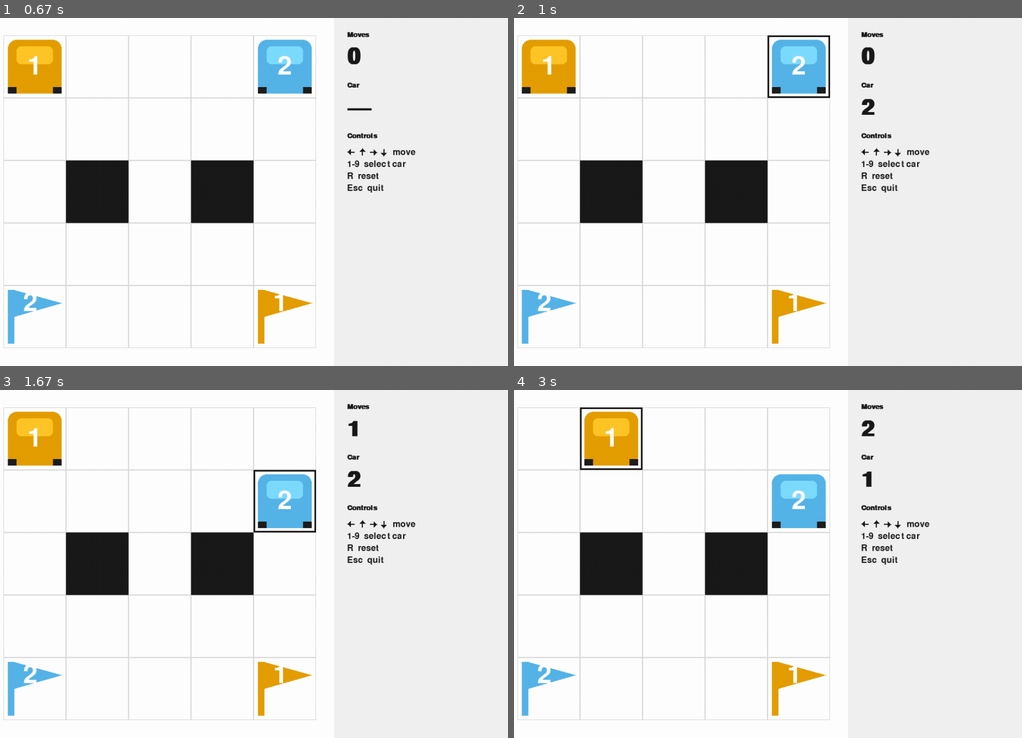
Above: before the commit, frames 1-4 (two rows, left to right).
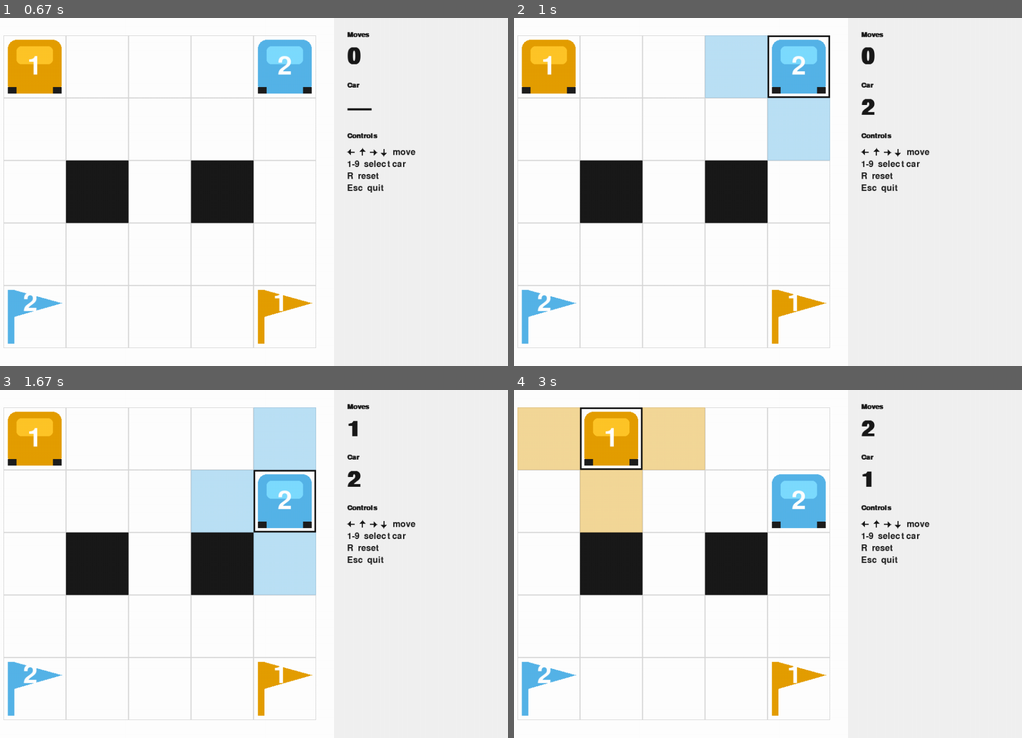
Above: after the commit, the same moments.

Repository: ldicandia/SIA-G3
Game: pygame game, started from TP1/gridworld/__main__.py
Two runs of this game, one before a commit and one after it. Both use one fixed random seed, a clock stepped at 60 frames per second and the inputs below.
Inputs:
- Up to frame 1 (0.67 s): tap 1 at 0.33 s
- Up to frame 2 (1 s): tap 2 at 0.67 s
- Up to frame 3 (1.67 s): hold Right 1-1.47 s; tap Down at 1.5 s
- Up to frame 4 (3 s): tap 1 at 2.33 s; tap Right at 2.67 s

Frame 1 is identical in both runs. In frame 2, 4.4% of the frame differs, in the area x 37-63%, y 5-41%; in frame 3, 6.6%; in frame 4, 6.7%, in the area x 0-38%, y 5-41%.

Commit message:
feat(03-01): enumerate legal moves and tint them on the board
- Add LegalMove, legal_moves, legal_moves_for to engine/rules.py, delegating every decision to apply_move so enumeration and application can never disagree
- Add LEGAL_DESTINATION_ALPHA theme token (40% alpha) implementing the 01-UI-SPEC Legal destinations state treatment
- Add draw_legal_destinations to render.py, called from draw_board between the cell pass and the flag pass so the tint sits beneath flag and car sprites

Diff:
--- a/TP1/gridworld/engine/rules.py
+++ b/TP1/gridworld/engine/rules.py
@@ -9,7 +9,7 @@
 from dataclasses import dataclass
 from enum import Enum
 
-from gridworld.engine.board import Board
+from gridworld.engine.board import Board, Position
 from gridworld.engine.state import Direction, GameState
 
 
@@ -81,6 +81,54 @@
     return MoveResult(accepted=True, state=new_state, rejection=None)
 
 
+@dataclass(frozen=True, slots=True)
+class LegalMove:
+    """One legal move a car may make from a given state.
+
+    ``target`` is the cell the car lands on if this move is applied, so a
+    caller (the renderer, in this milestone) never has to re-derive it from
+    ``direction.delta``.
+    """
+
+    car: int
+    direction: Direction
+    target: Position
+
+
+def legal_moves_for(board: Board, state: GameState, car: int) -> tuple[LegalMove, ...]:
+    """Return every legal move for a single ``car``, in ``Direction`` order.
+
+    Directions are tried in declaration order UP, DOWN, LEFT, RIGHT. Every
+    decision is delegated to ``apply_move`` -- this function restates none
+    of the six ``MoveRejection`` conditions itself, so enumeration and
+    application can never disagree about whether a cell is reachable.
+    Returns an empty tuple, never ``None``, for a parked car and for a car
+    number ``board`` does not define.
+    """
+    moves: list[LegalMove] = []
+    for direction in Direction:
+        result = apply_move(board, state, car, direction)
+        if result.accepted:
+            moves.append(LegalMove(car=car, direction=direction, target=result.state.position_of(car)))
+    return tuple(moves)
+
+
+def legal_moves(board: Board, state: GameState) -> tuple[LegalMove, ...]:
+    """Return every legal move from ``state``, across every car on ``board``.
+
+    Ordering is deterministic and total: ascending car number first, then
+    ``Direction`` declaration order (UP, DOWN, LEFT, RIGHT) within each car.
+    Built by concatenating ``legal_moves_for`` over ``board.car_numbers()``,
+    so there is a single enumeration body rather than two that could drift.
+    Returns an empty tuple, never ``None``, when every car is parked or
+    boxed in.
+    """
+    moves: list[LegalMove] = []
+    for car in board.car_numbers():
+        moves.extend(legal_moves_for(board, state, car))
+    return tuple(moves)
+
+
 def is_solved(board: Board, state: GameState) -> bool:
     """Return whether every car is parked on its own numbered flag."""
     for car in board.car_numbers():
--- a/TP1/gridworld/ui/render.py
+++ b/TP1/gridworld/ui/render.py
@@ -11,7 +11,7 @@
 import pygame
 
 from gridworld.engine.board import Board
-from gridworld.engine.rules import is_solved
+from gridworld.engine.rules import is_solved, legal_moves_for
 from gridworld.engine.state import GameState
 from gridworld.levelfile import LevelEntry
 from gridworld.ui.sprites import SpriteSet, arrow_row_surface
@@ -38,6 +38,7 @@
     LABEL_CAR,
     LABEL_CONTROLS,
     LABEL_MOVES,
+    LEGAL_DESTINATION_ALPHA,
     LOAD_ERROR_HEADING,
     LOAD_ERROR_HINT,
     LOAD_ERROR_MAX_LINES,
@@ -103,6 +104,34 @@
     return rect
 
 
+def draw_legal_destinations(
+    surface: pygame.Surface,
+    board: Board,
+    state: GameState,
+    selected: int | None,
+) -> None:
+    """Tint every cell ``selected`` may legally enter, in its own hue.
+
+    Returns immediately when no car is selected. A parked or unknown
+    selected car yields an empty enumeration from ``legal_moves_for``, so
+    both cases self-handle with no extra branch. No text, no border, no
+    state change.
+    """
+    if selected is None:
+        return
+
+    cell = cell_size(board.cols, board.rows)
+    origin_x, origin_y = grid_origin(board.cols, board.rows)
+    hue = car_hue(selected)
+
+    for move in legal_moves_for(board, state, selected):
+        row, col = move.target
+        rect = pygame.Rect(origin_x + col * cell, origin_y + row * cell, cell, cell)
+        tint = pygame.Surface((cell, cell), pygame.SRCALPHA)
+        tint.fill((*hue, LEGAL_DESTINATION_ALPHA))
+        surface.blit(tint, rect.topleft)
+
+
 def draw_board(
     surface: pygame.Surface,
     board: Board,
@@ -112,8 +141,10 @@
 ) -> None:
     """Render every cell of ``board`` exactly once, in State Treatment order.
 
-    Empty and obstacle cells first, then unclaimed flags, then cars (idle,
-    parked, selected). Drawing is clipped to the board area so a grid
+    Empty and obstacle cells first, then the selected car's legal
+    destinations, then unclaimed flags, then cars (idle, parked, selected).
+    The legal-destination tint sits beneath the flag and car sprites so it
+    never covers a numeral. Drawing is clipped to the board area so a grid
     clamped by ``MIN_CELL`` past the board area is cut off at the edge
     rather than bleeding into the HUD panel.
     """
@@ -133,6 +164,8 @@
             else:
                 pygame.draw.rect(surface, COLOR_BOARD_BG, rect)
                 pygame.draw.rect(surface, COLOR_GRID_LINE, rect, width=GRID_LINE_WIDTH)
+
+    draw_legal_destinations(surface, board, state, selected)
 
     for car in board.car_numbers():
         if car in state.parked:
--- a/TP1/gridworld/ui/theme.py
+++ b/TP1/gridworld/ui/theme.py
@@ -62,6 +62,12 @@
 SCRIM_ALPHA = round(255 * 0.60)
 PARKED_FILL_ALPHA = round(255 * 0.25)
 FLASH_ALPHA = round(255 * 0.30)
+LEGAL_DESTINATION_ALPHA = round(255 * 0.40)
+"""Alpha for the selected car's legal-destination tint.
+
+Implements the ``01-UI-SPEC.md`` State Treatments row "Legal destinations
+(Phase 3)": target cells filled with the selected car's hue at 40% alpha.
+"""
 
 FLASH_MS = 150
 
